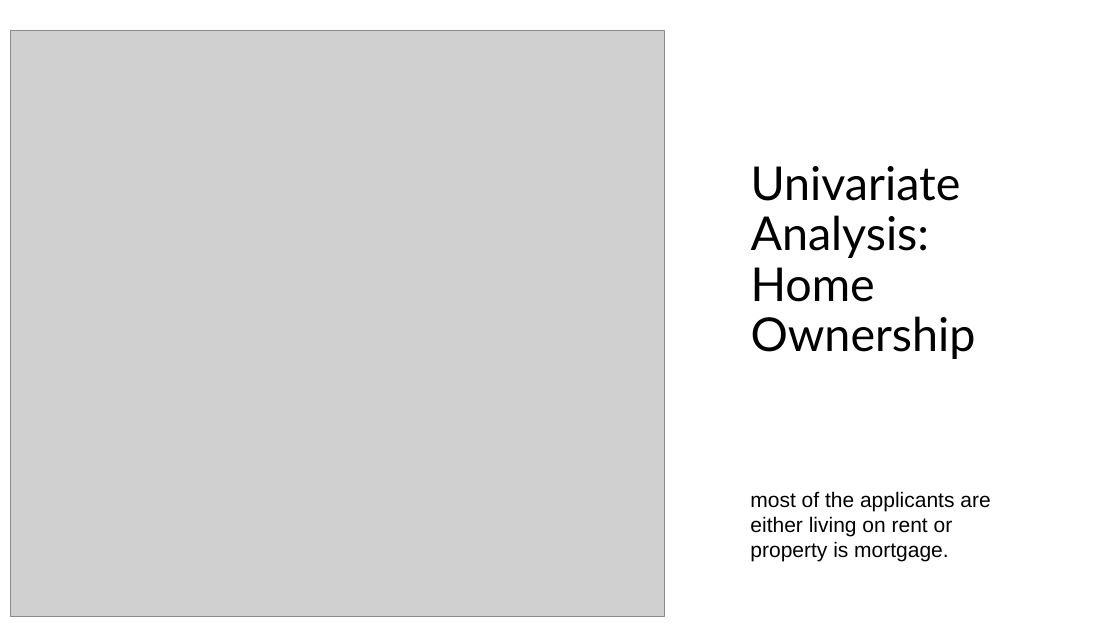
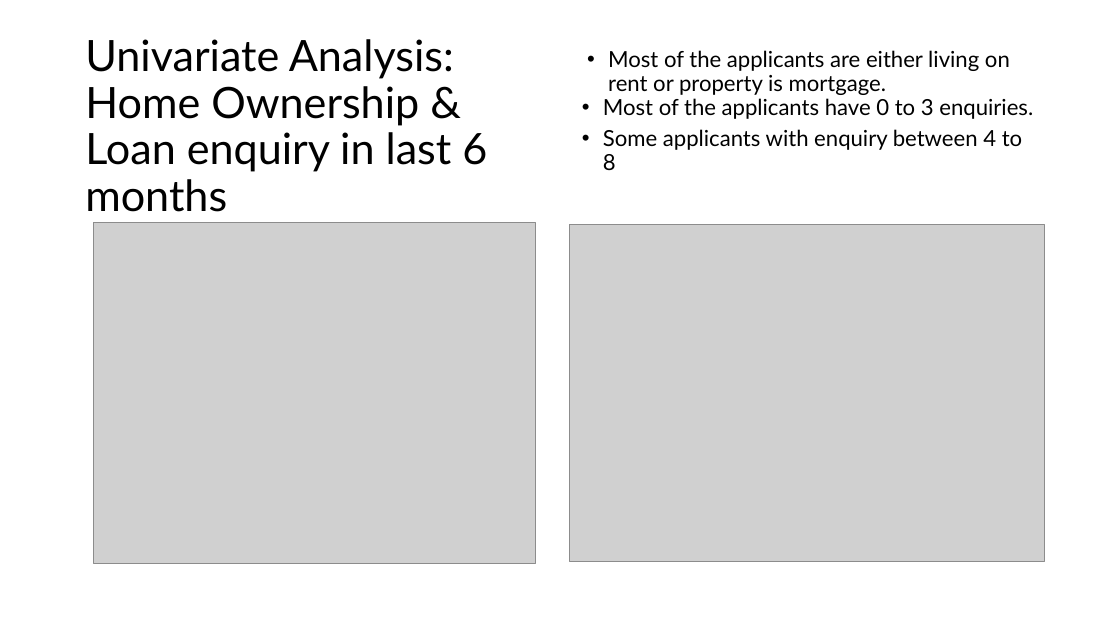
Before and after one commit to chetnapriyadarshini/Lending_Club_Case_Study_EDA, a slide deck: slide 6 of LendingClubCaseStudy_EDA.pptx (slide 7 before the commit). Drawn at 1120x630 pixels with LibreOffice and Linux fonts; fonts in the diff are those of the drawing; grey boxes stand for pictures. Boxes give left, top, right and bottom in pixels: in the first picture for what was removed or moved away, otherwise in the second. Text is boxed around its words. In the diff, an @@ line names an element or a change of style, - is before the commit and + after.

```diff
--- a/LendingClubCaseStudy_EDA.pptx
+++ b/LendingClubCaseStudy_EDA.pptx
@@ title at (x1=85, y1=39, x2=487, y2=212): text changed; size 40 to 37 pt @@
-Univariate Analysis: Home Ownership
+Univariate Analysis: Home Ownership & Loan enquiry in last 6 months
@@ text "Most of the applicants are ..." at (x1=603, y1=50, x2=1033, y2=170): vertical alignment top to middle @@
@@ text at (x1=603, y1=50, x2=1033, y2=170): text changed; size 18 to 19 pt; font Arial to Lato @@
-most of the applicants are either living on rent or property is mortgage.
+• Most of the applicants are either living on rent or property is mortgage.
+• Most of the applicants have 0 to 3 enquiries.
+• Some applicants with enquiry between 4 to 8
@@ picture resized from (x1=10, y1=30, x2=665, y2=617) to (x1=94, y1=223, x2=535, y2=564) @@
@@ picture added at (x1=570, y1=224, x2=1044, y2=561) @@
```
Also in this commit, not shown: 6 other slides changed, 10 slides added, 3 slides removed.
